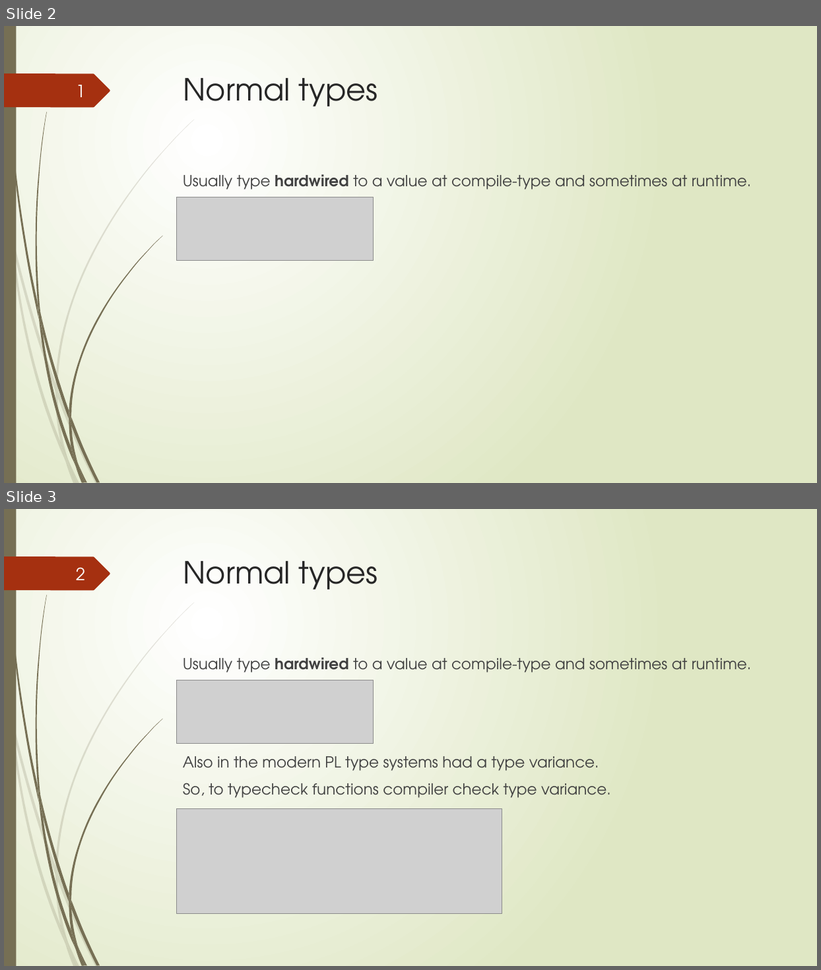
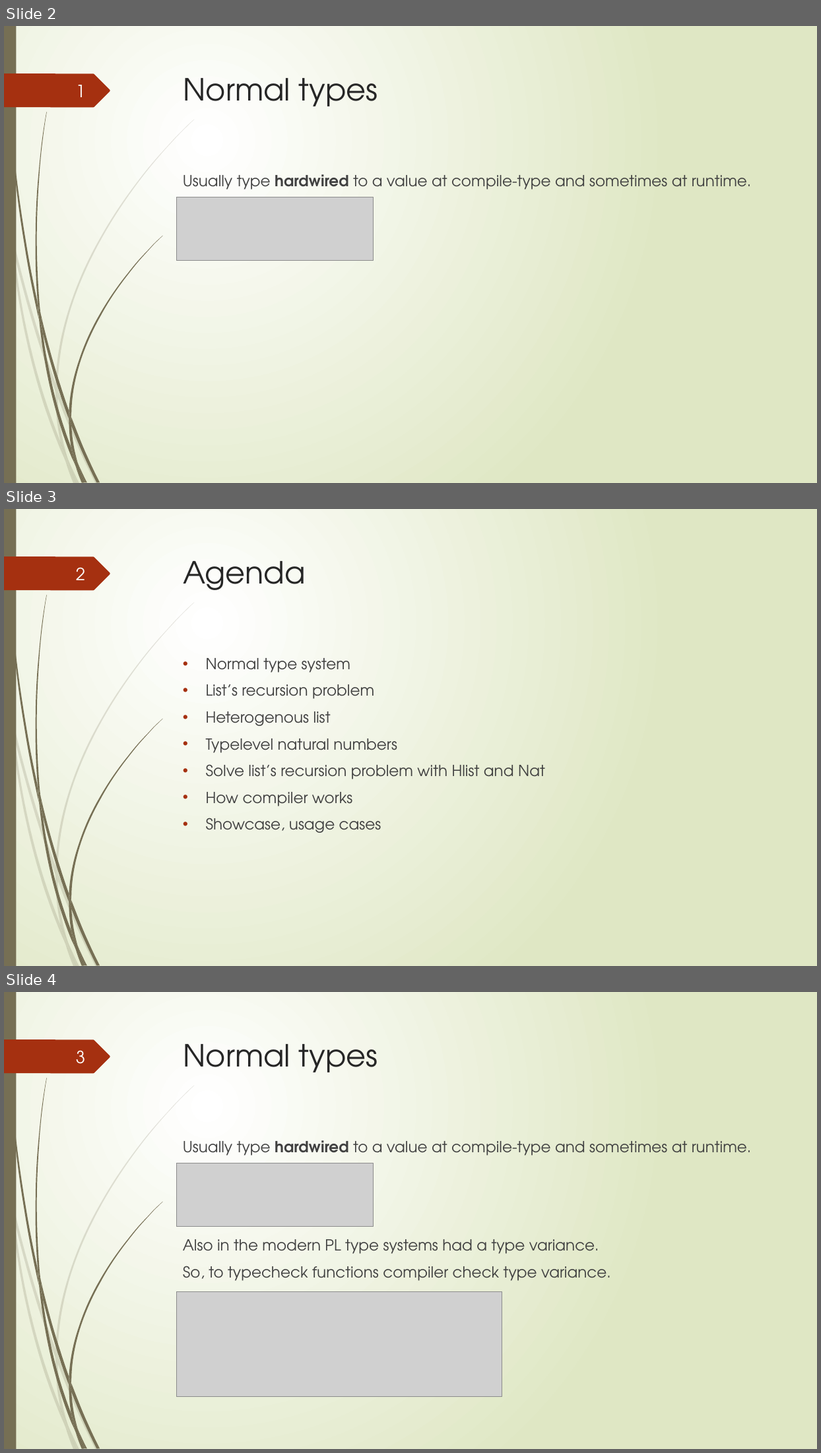
Before and after one commit to Ssstlis/talks, a slide deck: 4-03-20-pdt/PDT_intro.pptx. Shown one above the other, each under a label of ours: slides 2 and 3 before the commit, slides 2, 3 and 4 after it. The pictures are 821x970 and 821x1453 pixels, drawn with LibreOffice and Linux fonts; fonts in the diff are those of the drawing; grey boxes stand for pictures. Boxes give left, top, right and bottom in pixels: in the first picture for what was removed or moved away, otherwise in the second. Text is boxed around its words. In the diff, an @@ line names an element or a change of style, - is before the commit and + after.

```diff
--- a/4-03-20-pdt/PDT_intro.pptx
+++ b/4-03-20-pdt/PDT_intro.pptx
@@ slide 3 added at (4, 509, 817, 966), background gradient #FFFFFF to #DFE8C4; not listed: 24 template elements that a slide beside it also shows @@
@@ page number added at (76, 567, 85, 580), 20 pt, text #FEFFFF @@
+2
@@ title added at (183, 561, 305, 590), 36 pt, text #262626 @@
+Agenda
@@ text added at (206, 658, 545, 833), 18 pt, text #404040 @@
+• Normal type system
+• List’s recursion problem
+• Heterogenous list
+• Typelevel natural numbers
+• Solve list’s recursion problem with Hlist and Nat
+• How compiler works
+• Showcase, usage cases
@@ what was slide 3 is now slide 4 @@
@@ page number at (76, 1050, 85, 1064): text changed @@
-2
+3
```
Also in this commit, not shown: 5 slides changed, 4 other slides added, 1 slide removed, 2 other files.
